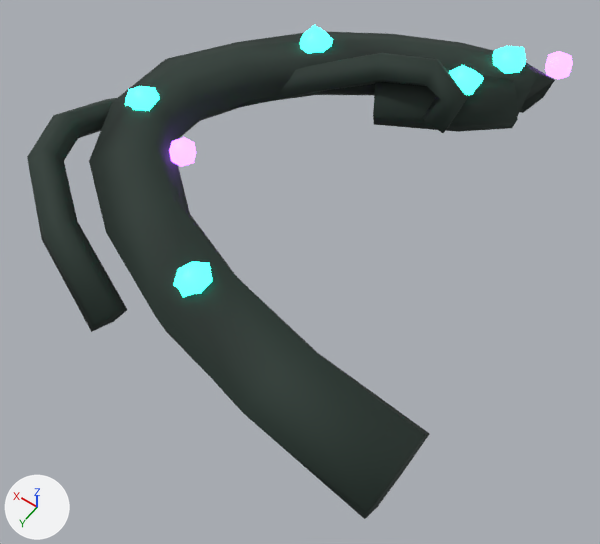
The glTF model models/flora_tendril.glb, before and after one commit.
The view is the same before and after, from a 50 mm camera at (-1.79, 2.28, 3.9) aimed at (-0.11, -0.07, 0.22). Lighting does not change. The marker at lower left points along +X, +Y and +Z. The first picture is the older version.

Before the edit, the objects in view are built like this:
```python
mat_bio_husk = bpy.data.materials.new('bio_husk')
mat_bio_husk.use_nodes = True; mat_bio_husk.node_tree.nodes.clear()
_N = mat_bio_husk.node_tree.nodes; _L = mat_bio_husk.node_tree.links
n0 = _N.new('ShaderNodeBsdfPrincipled'); n0.name = 'Principled BSDF'
n0.inputs[2].default_value = 0.82  # 'Roughness'
n1 = _N.new('ShaderNodeOutputMaterial'); n1.name = 'Material Output'
n2 = _N.new('ShaderNodeMix'); n2.name = 'Mix'
n2.data_type = 'RGBA'
n2.blend_type = 'MULTIPLY'
n2.inputs[0].default_value = 1.0  # 'Factor'
n2.inputs[7].default_value = (0.0194, 0.0369, 0.0284, 1.0)  # 'B', dark green #26362f
n3 = _N.new('ShaderNodeVertexColor'); n3.name = 'Color Attribute'
_L.new(n0.outputs[0], n1.inputs[0])  # 'BSDF' to 'Surface'
_L.new(n2.outputs[2], n0.inputs[0])  # 'Result' to 'Base Color'
_L.new(n3.outputs[0], n2.inputs[6])  # 'Color' to 'A'
me_flora_tendril_mesh = bpy.data.meshes.new('flora_tendril_mesh')
me_flora_tendril_mesh.from_pydata(...)  # 280 vertices, 524 faces; spans x -1.23..1.46, y -1.75..0.96, z 0.0..1.07
# faces by material slot: [336, 140, 48]
me_flora_tendril_mesh.materials.append(mat_bio_husk)
me_flora_tendril_mesh.materials.append(mat_bio_glow_t)
me_flora_tendril_mesh.materials.append(mat_bio_glow_p)
ob_flora_tendril = bpy.data.objects.new('flora_tendril', me_flora_tendril_mesh)
ob_flora_tendril.location = (0.0, 0.0, 0.0)
```
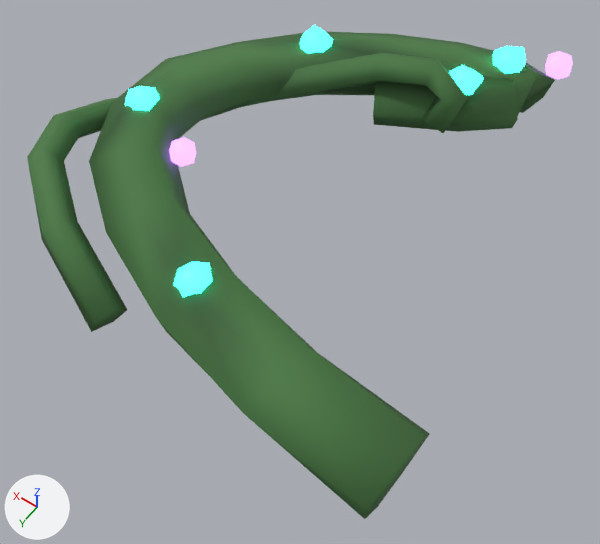
Edits to the bpy script that builds the scene:
```text
Change mat_bio_husk:
    where n2 = _N.new('ShaderNodeMix'); n2.name = 'Mix'
    n2.inputs[7].default_value: (0.0194, 0.0369, 0.0284, 1.0) -> (0.0685, 0.195, 0.0578, 1.0)  # 'B', dark green #26362f -> 'B', dark green #4a7a44
```

Changed parts and their boxes (x1, y1, x2, y2) in the pictures (600 x 544 px):
'flora_tendril', surface changed (lighter): (27, 32, 557, 519) in both
